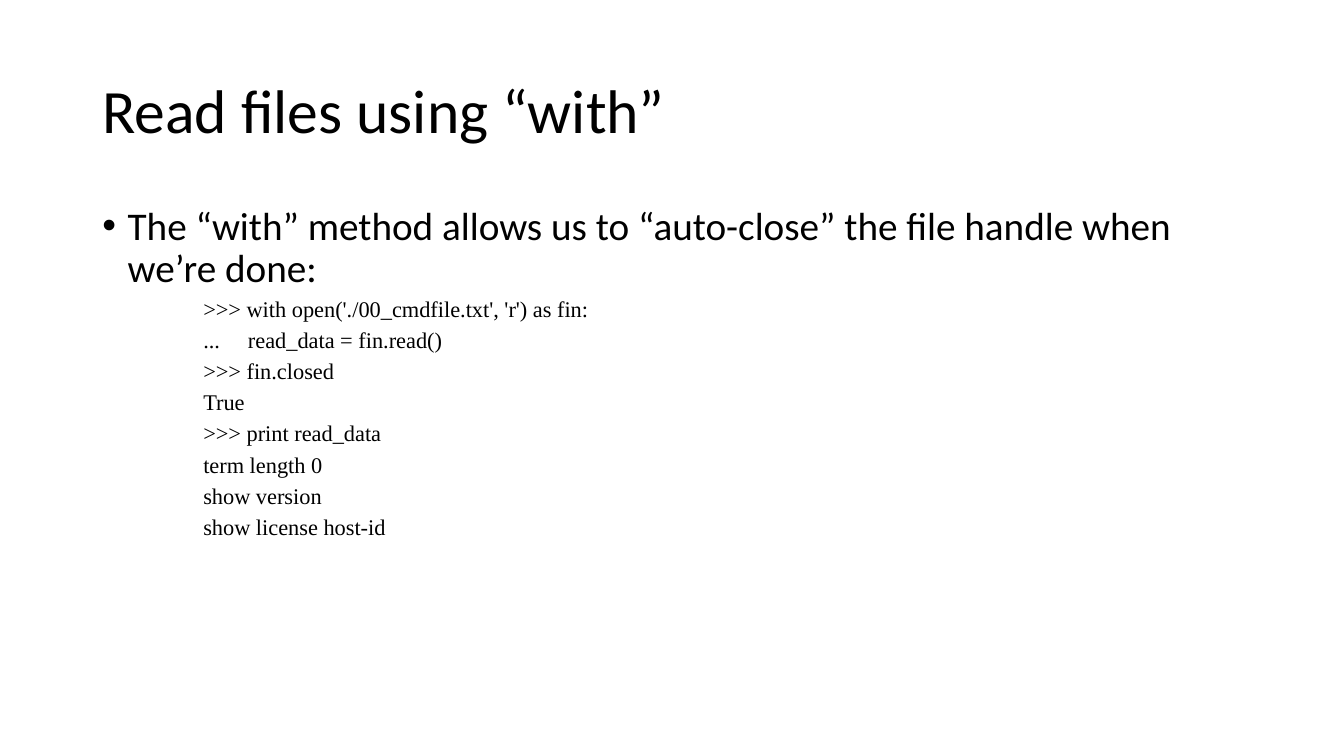
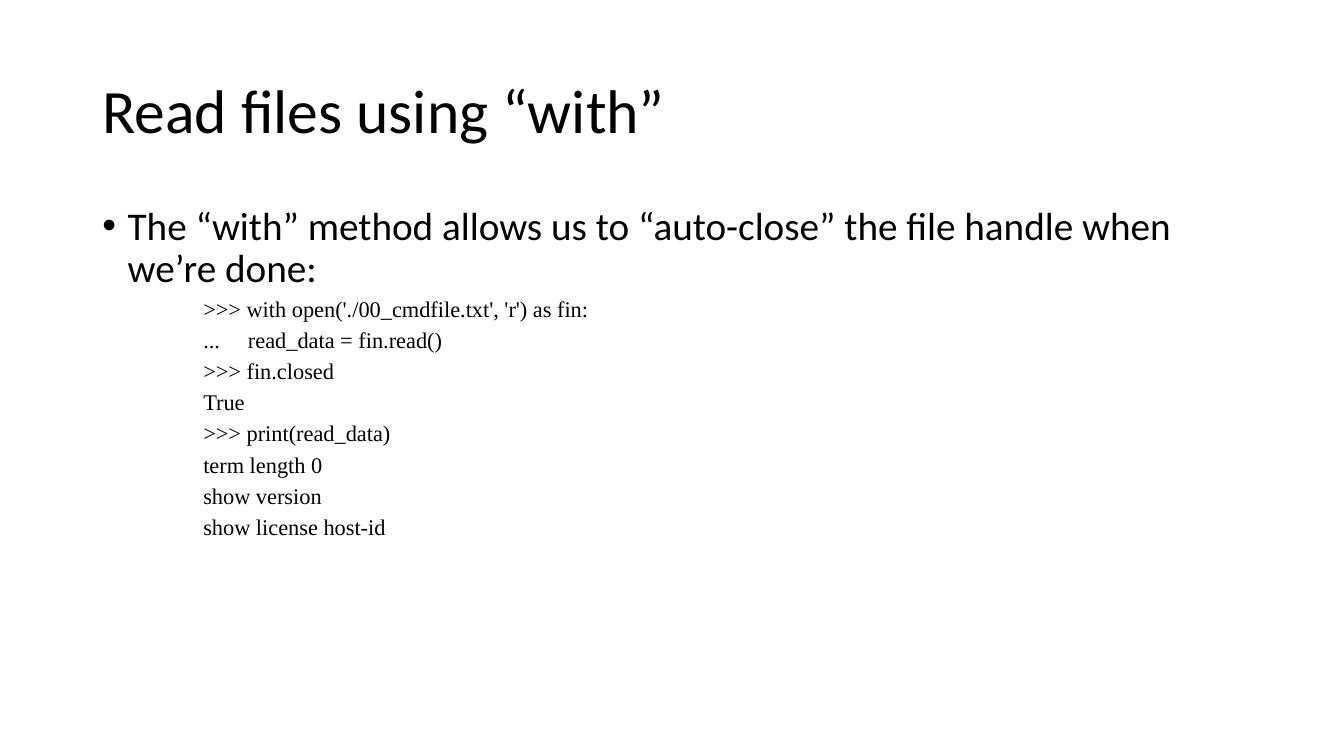
Before and after one commit to MobyAtTheo/PSG3, a slide deck: slide 15 of week05-ch9-15plus-pys.pptx. Drawn at 1344x756 pixels with LibreOffice and Linux fonts; fonts in the diff are those of the drawing. Boxes give left, top, right and bottom in pixels: in the first picture for what was removed or moved away, otherwise in the second. Text is boxed around its words. In the diff, an @@ line names an element or a change of style, - is before the commit and + after.

```diff
--- a/week05-ch9-15plus-pys.pptx
+++ b/week05-ch9-15plus-pys.pptx
@@ text at [247,425,391,446]: text changed @@
-    >>> print read_data
+    >>> print(read_data)
```
Also in this commit, not shown: 4 other slides changed, 3 slides added.
